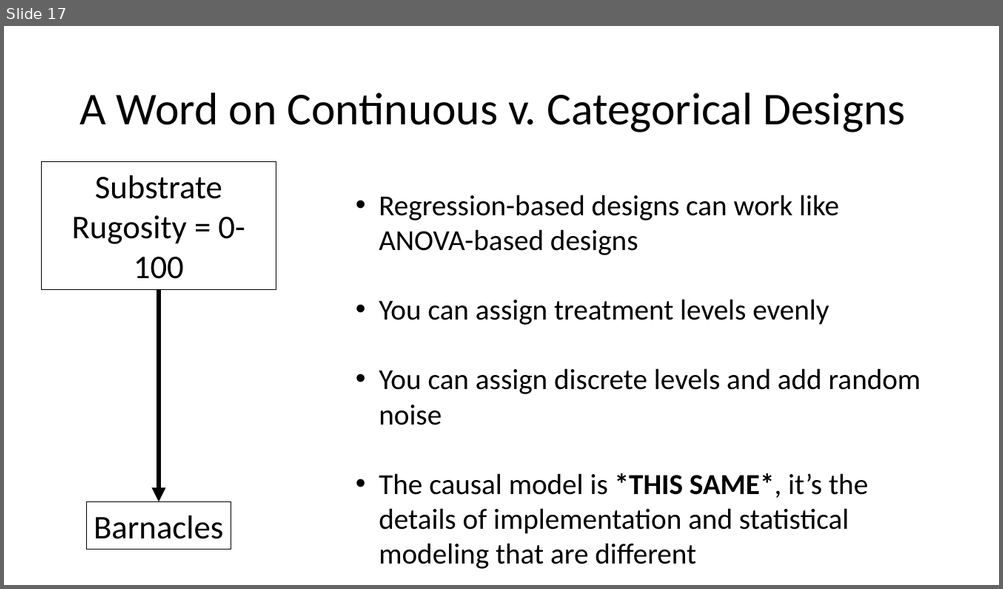
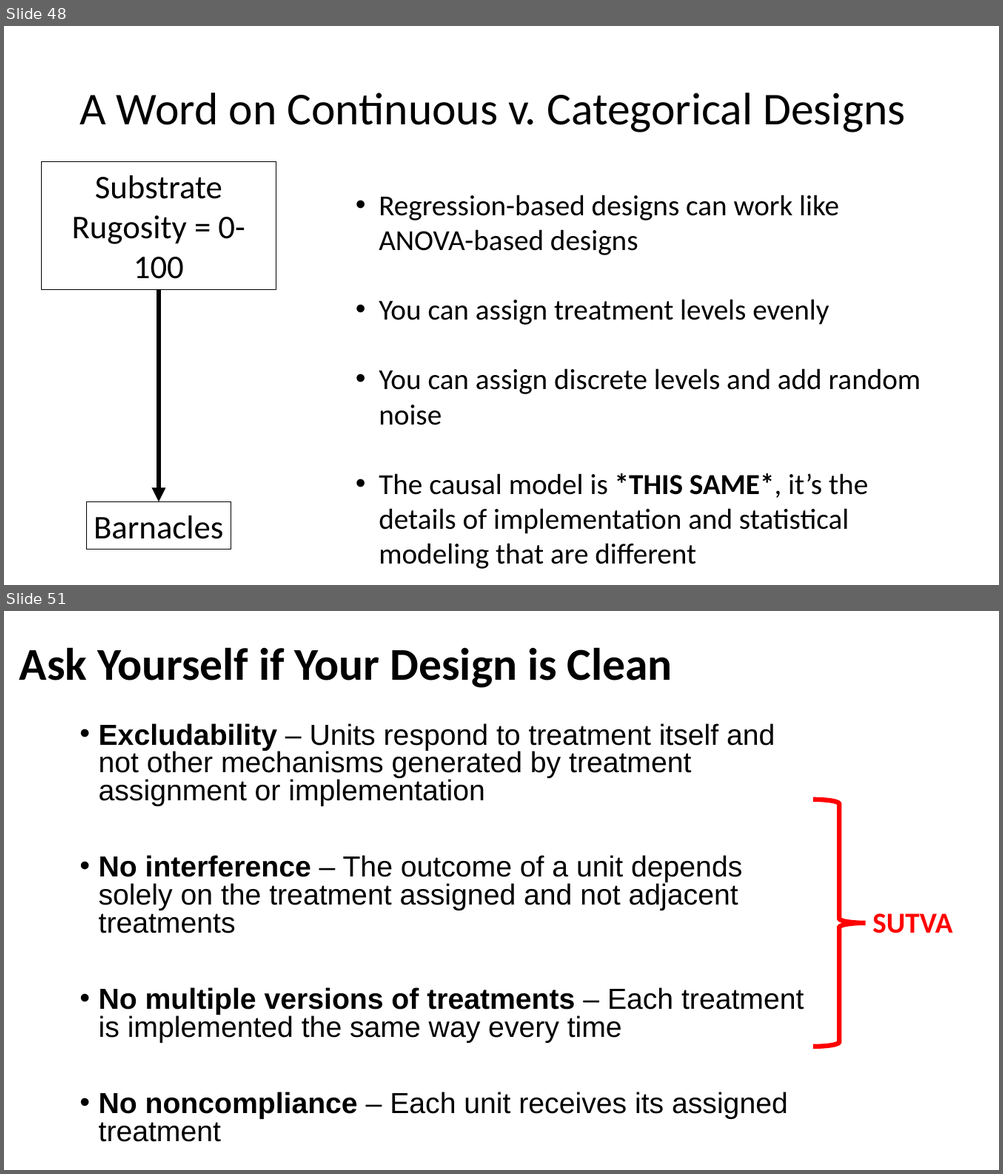
Before and after one commit to biol607/biol607.github.io, a slide deck: lectures/causality_experiments.pptx. Shown one above the other, each under a label of ours: slide 17 before the commit, slides 48 and 51 after it; the slides between them are not shown. The pictures are 1003x589 and 1003x1174 pixels, drawn with LibreOffice and Linux fonts; fonts in the diff are those of the drawing. Boxes give left, top, right and bottom in pixels: in the first picture for what was removed or moved away, otherwise in the second. Text is boxed around its words. In the diff, an @@ line names an element or a change of style, - is before the commit and + after.

Commit message:
update expermental design lecture 1

```diff
--- a/lectures/causality_experiments.pptx
+++ b/lectures/causality_experiments.pptx
@@ slide 51 added at [4,611,999,1170], background #FFFFFF @@
@@ title added at [20,647,672,688], 44 pt, text #000000, bold @@
+Ask Yourself if Your Design is Clean
@@ text added at [99,723,803,1142], 28 pt, text #000000 @@
+• Excludability – Units respond to treatment itself and not other mechanisms generated by treatment assignment or implementation
+• No interference – The outcome of a unit depends solely on the treatment assigned and not adjacent treatments
+• No multiple versions of treatments – Each treatment is implemented the same way every time
+• No noncompliance – Each unit receives its assigned treatment
@@ right brace added at [813,800,865,1047], outline #FF0000 4.5 pt @@
@@ text added at [872,914,952,934], 28 pt, text #FF0000, bold @@
+SUTVA
@@ what was slide 17 is now slide 48 @@
```
Also in this commit, not shown: 11 slides changed, 21 other slides added, 22 slides removed.
